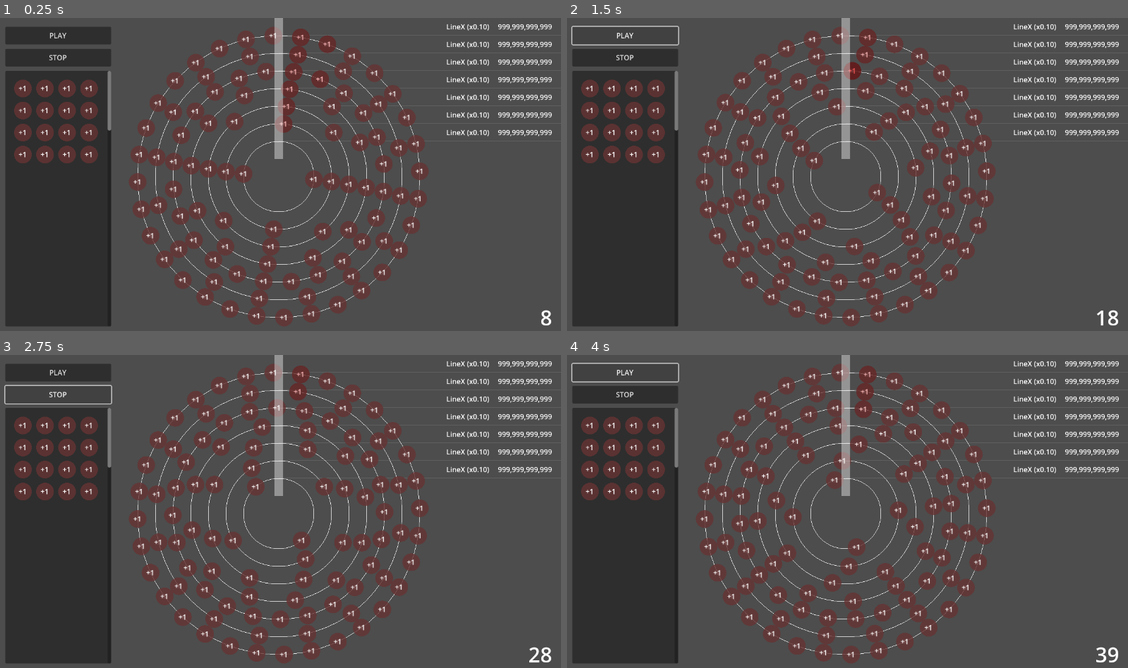
Above: before the commit, frames 1-4 (two rows, left to right).
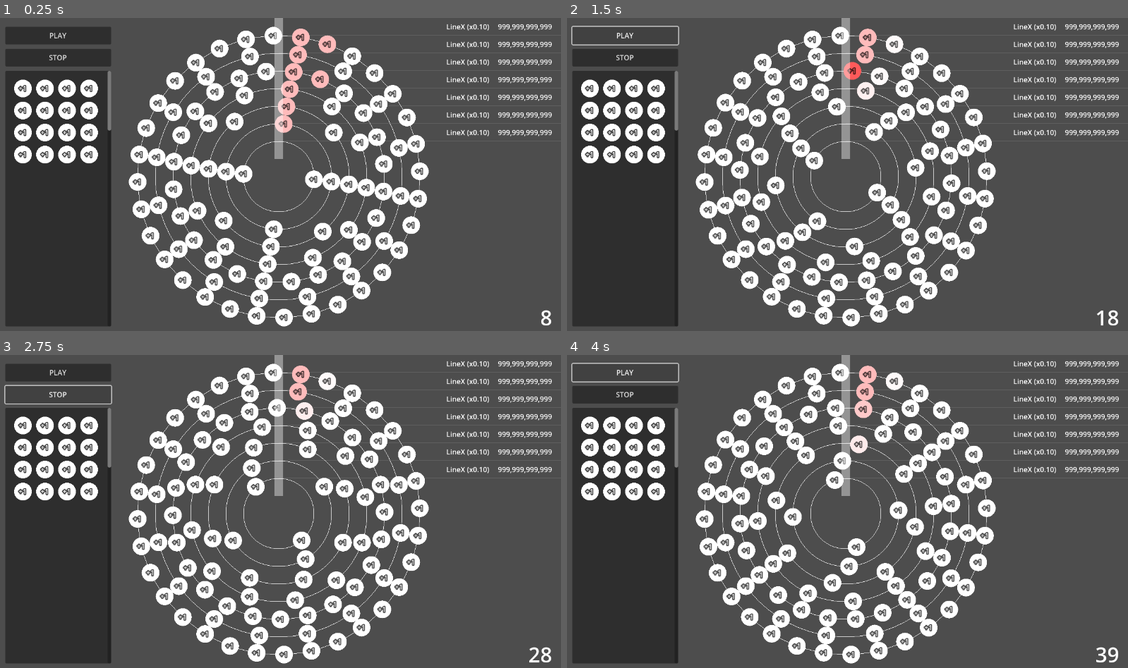
Above: after the commit, the same moments.

Repository: kamikoloss/syzygy
Game: Godot game, scene res://scenes/main.tscn
The game is run twice, just before and just after one commit, with the same random seed, the same clock (stepped at 60 frames per second) and the same inputs.
Inputs:
- Up to frame 1 (0.25 s): no input
- Up to frame 2 (1.5 s): click "PLAY" at 0.5 s; click "PLAY" at 1.25 s
- Up to frame 3 (2.75 s): click "STOP" at 2 s
- Up to frame 4 (4 s): click "STOP" at 2.75 s; click "PLAY" at 3.5 s

The runs differ from the first frame. In frame 1, 16% of the frame differs, in the area x 2-77%, y 2-99%; in frame 2, 16%; in frame 3, 16%; in frame 4, 16%.

Commit message:
add price label to Chip

Diff:
--- a/scenes/chip.gd
+++ b/scenes/chip.gd
@@ -4,7 +4,9 @@
 @export var score := 1
 
 @export var area: Area2D
-@export var label: Label
+
+@export var _label_main: Label
+@export var _label_price: Label
 
 
 func _ready() -> void:
@@ -14,11 +16,11 @@
 
 
 func _process(delta: float) -> void:
-    label.rotation = get_global_transform().get_rotation() * -1
+    _label_main.rotation = get_global_transform().get_rotation() * -1
 
 
 func refresh_view() -> void:
-    label.text = "+%s" % [score]
+    _label_main.text = "+%s" % [score]
 
 
 func _on_area_entered(other_area: Area2D) -> void:
--- a/scenes/chip.tscn
+++ b/scenes/chip.tscn
@@ -6,29 +6,44 @@
 [sub_resource type="CircleShape2D" id="CircleShape2D_su0yu"]
 radius = 20.0
 
-[node name="Chip" type="Control" node_paths=PackedStringArray("area", "label")]
+[node name="Chip" type="Control" node_paths=PackedStringArray("area", "_label_main", "_label_price")]
 custom_minimum_size = Vector2(40, 40)
 layout_mode = 3
 anchors_preset = 0
 script = ExtResource("1_ojlvc")
 area = NodePath("Area2D")
-label = NodePath("Label")
+_label_main = NodePath("LabelMain")
+_label_price = NodePath("LabelPrice")
 
 [node name="TextureRect" type="TextureRect" parent="."]
-self_modulate = Color(0.4, 0.2, 0.2, 0.8)
 layout_mode = 0
 offset_right = 40.0
 offset_bottom = 40.0
 texture = ExtResource("1_ri5qt")
 expand_mode = 1
 
-[node name="Label" type="Label" parent="."]
+[node name="LabelMain" type="Label" parent="."]
 layout_mode = 0
 offset_left = -20.0
 offset_right = 60.0
 offset_bottom = 40.0
 pivot_offset = Vector2(40, 20)
+theme_override_colors/font_outline_color = Color(0.2, 0.2, 0.2, 1)
+theme_override_constants/outline_size = 8
+theme_override_font_sizes/font_size = 16
 text = "+99"
+horizontal_alignment = 1
+vertical_alignment = 1
+
+[node name="LabelPrice" type="Label" parent="."]
+visible = false
+offset_left = -20.0
+offset_top = 30.0
+offset_right = 60.0
+offset_bottom = 70.0
+pivot_offset = Vector2(40, 20)
+theme_override_font_sizes/font_size = 12
+text = "$9999"
 horizontal_alignment = 1
 vertical_alignment = 1
 
